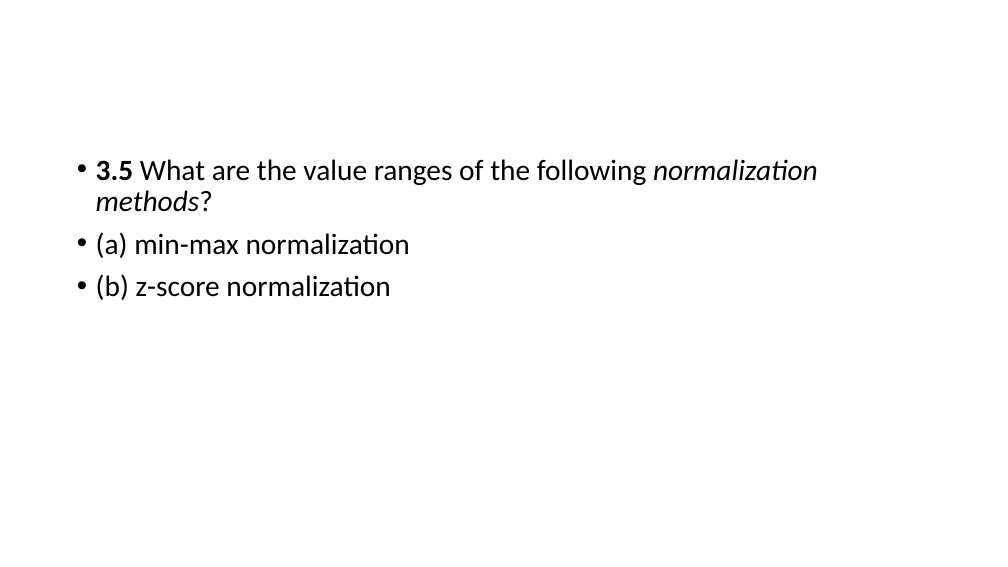
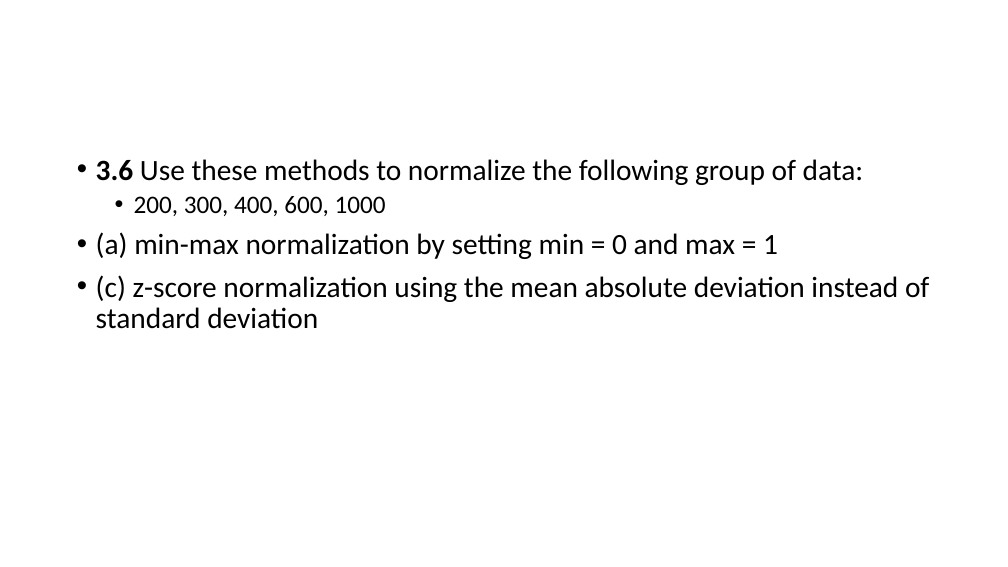
Before and after one commit to chriswjh/chriswjh.github.io, a slide deck: slide 6 of BDA_IFM/HW1.pptx. Drawn at 1008x567 pixels with LibreOffice and Linux fonts; fonts in the diff are those of the drawing. Boxes give left, top, right and bottom in pixels: in the first picture for what was removed or moved away, otherwise in the second. Text is boxed around its words. In the diff, an @@ line names an element or a change of style, - is before the commit and + after.

```diff
--- a/BDA_IFM/HW1.pptx
+++ b/BDA_IFM/HW1.pptx
@@ text at (x1=96, y1=159, x2=929, y2=329): text changed @@
-• 3.5 What are the value ranges of the following normalization methods?
-• (a) min-max normalization
-• (b) z-score normalization
+• 3.6 Use these methods to normalize the following group of data:
+  • 200, 300, 400, 600, 1000
+• (a) min-max normalization by setting min = 0 and max = 1
+• (c) z-score normalization using the mean absolute deviation instead of standard deviation
```
Also in this commit, not shown: 6 other slides changed, 6 other files.
